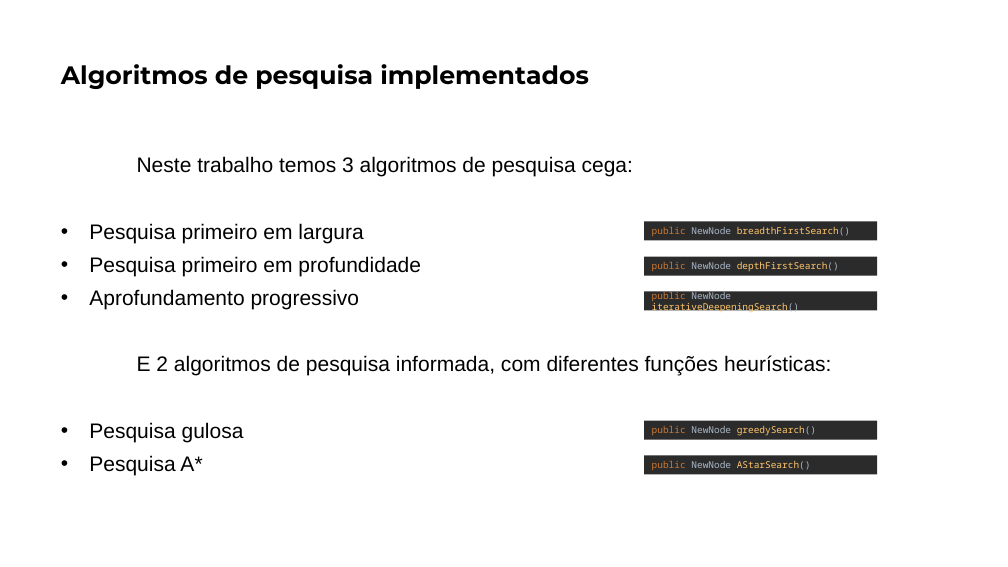
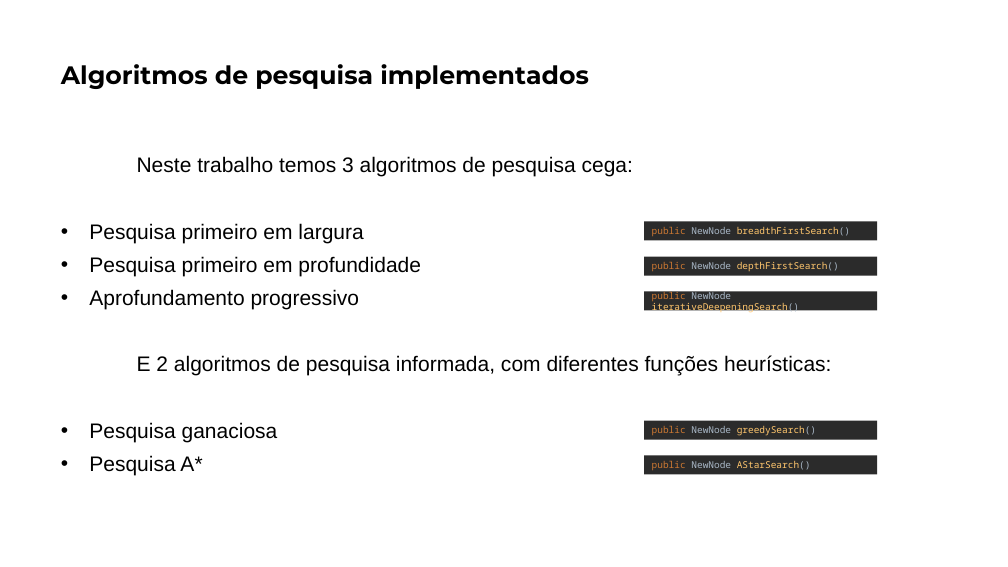
Before and after one commit to matheusPereiraG/IART, a slide deck: slide 6 of FEUP.pptx. Drawn at 1008x567 pixels with LibreOffice and Linux fonts; fonts in the diff are those of the drawing. Boxes give left, top, right and bottom in pixels: in the first picture for what was removed or moved away, otherwise in the second. Text is boxed around its words. In the diff, an @@ line names an element or a change of style, - is before the commit and + after.

```diff
--- a/FEUP.pptx
+++ b/FEUP.pptx
@@ text at box(89, 422, 278, 442): text changed @@
-• Pesquisa gulosa
+• Pesquisa ganaciosa
```
Also in this commit, not shown: 2 other slides changed.
